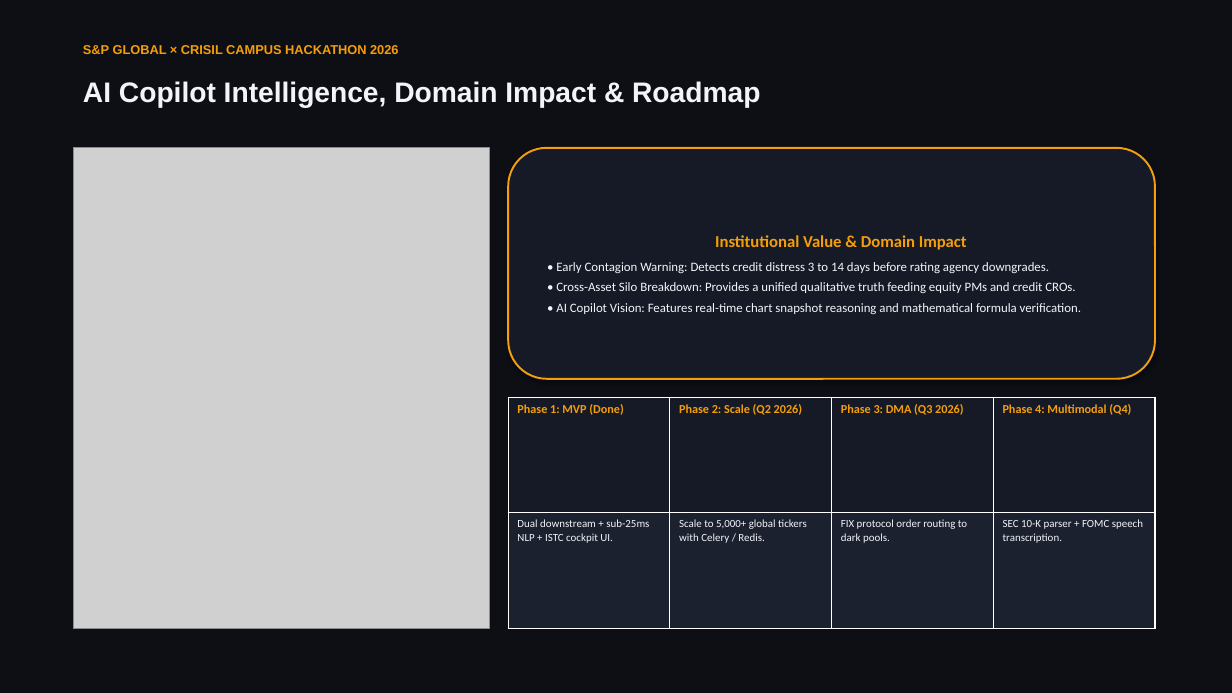
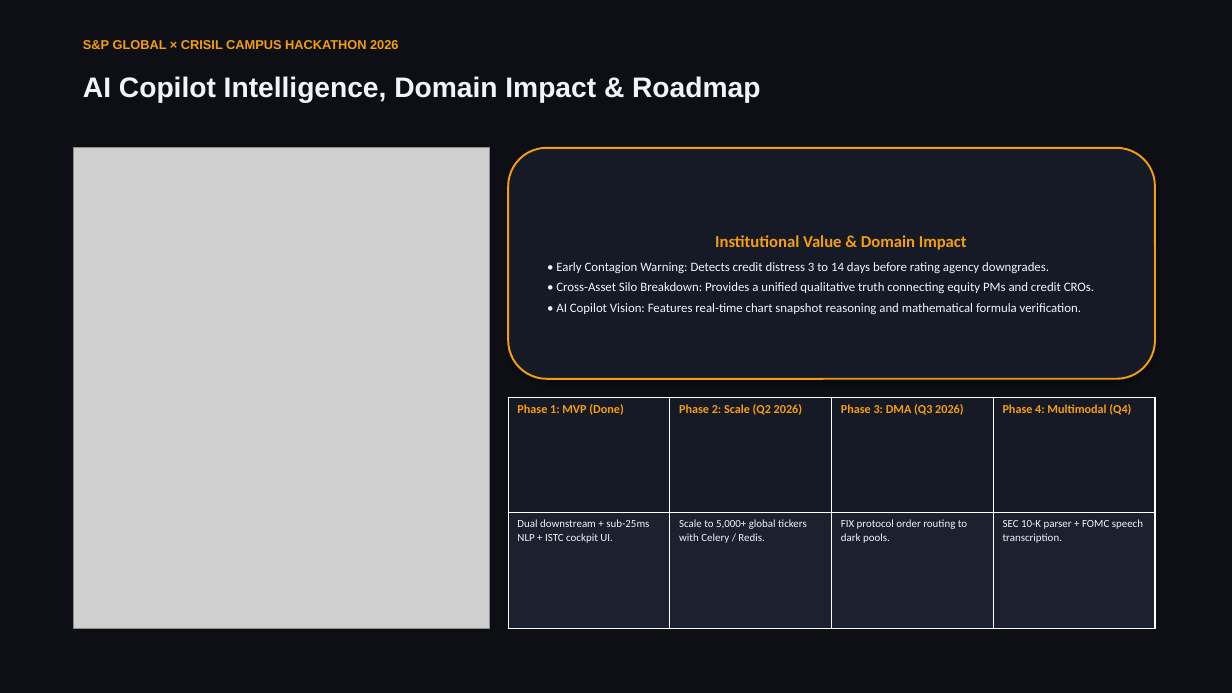
Before and after one commit to Vedant-Nalge/S-P-Crisil-Hackathon, a slide deck: slide 7 of docs/presentation.pptx. Drawn at 1232x693 pixels with LibreOffice and Linux fonts; fonts in the diff are those of the drawing; grey boxes stand for pictures. Boxes give left, top, right and bottom in pixels: in the first picture for what was removed or moved away, otherwise in the second. Text is boxed around its words. In the diff, an @@ line names an element or a change of style, - is before the commit and + after.

```diff
--- a/docs/presentation.pptx
+++ b/docs/presentation.pptx
@@ text "S&P GLOBAL × CRISIL CAMPUS ...": place and size @@
-text "S&P GLOBAL × CRISIL CAMPUS ..." at bbox=[83, 45, 398, 54]
+text "S&P GLOBAL × CRISIL CAMPUS ..." at bbox=[83, 40, 398, 49]
@@ text "AI Copilot Intelligence, Domain Impact ...": place and size @@
-text "AI Copilot Intelligence, Domain Impact ..." at bbox=[83, 81, 760, 107]
+text "AI Copilot Intelligence, Domain Impact ..." at bbox=[83, 76, 760, 103]
@@ text in rounded rectangle at bbox=[556, 282, 1094, 293]: text changed @@
-• Cross-Asset Silo Breakdown: Provides a unified qualitative truth feeding equity PMs and credit CROs.
+• Cross-Asset Silo Breakdown: Provides a unified qualitative truth connecting equity PMs and credit CROs.
```
Also in this commit, not shown: 6 other slides changed, 6 other files.
